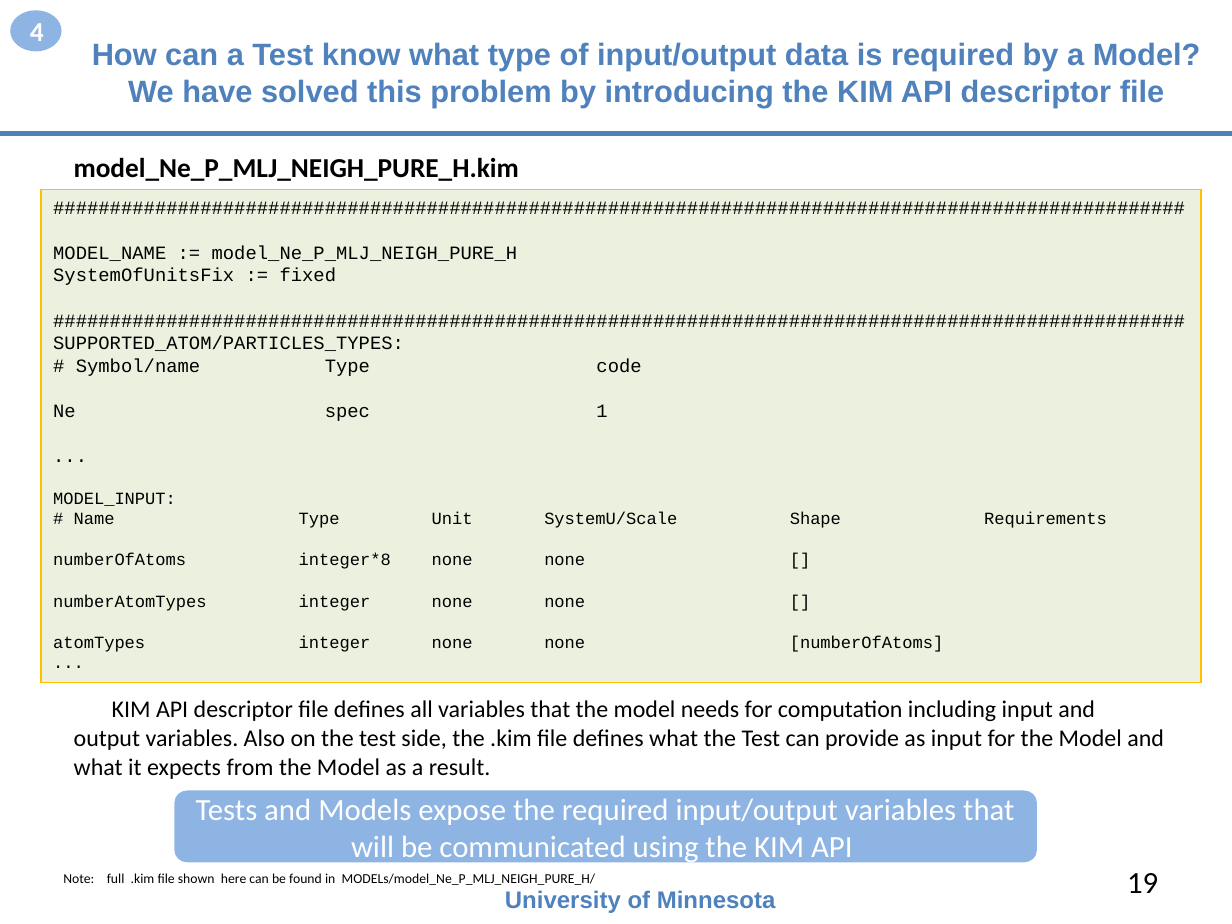
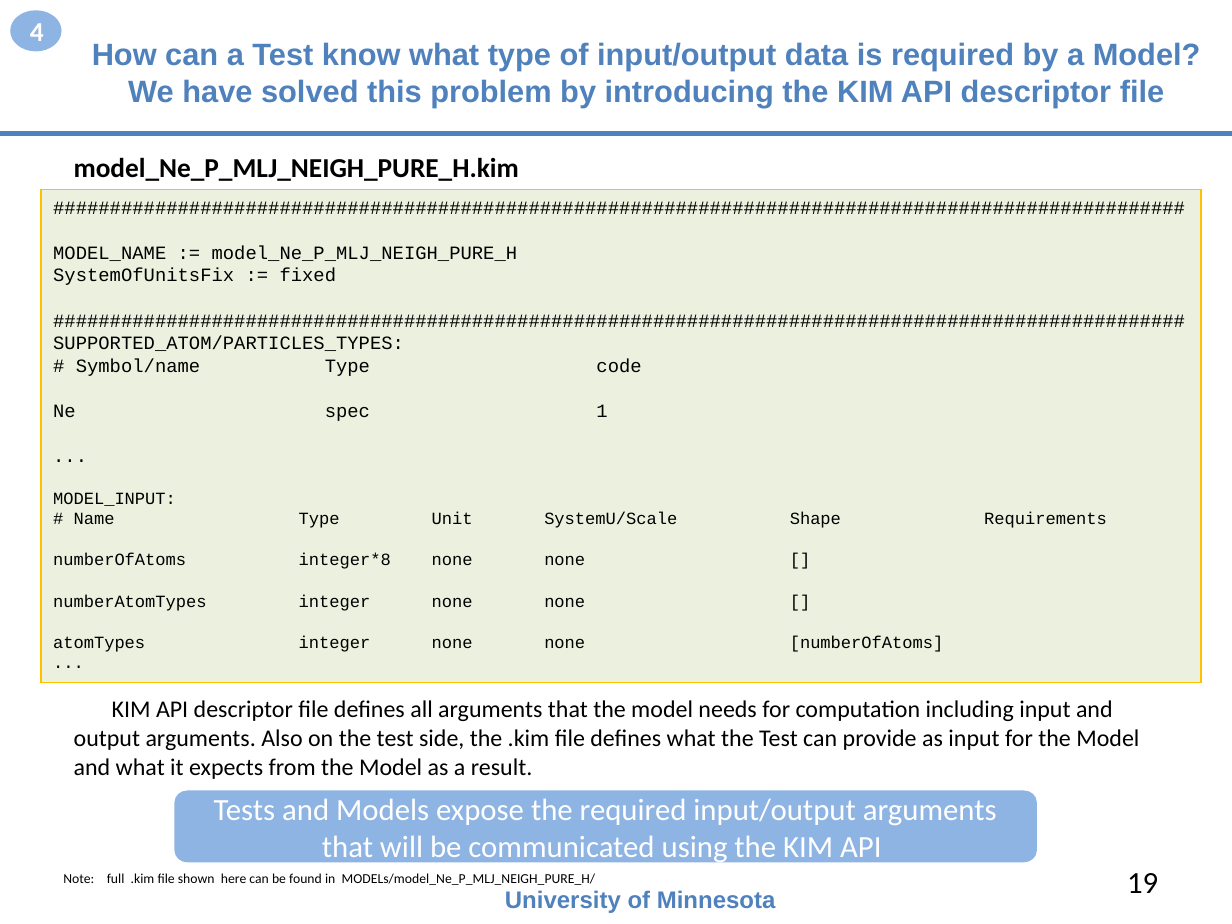
Before and after one commit to openkim/kim-api, a slide deck: slide 19 of DOCs/openkim-api-introduction.pptx. Drawn at 1232x924 pixels with LibreOffice and Linux fonts; fonts in the diff are those of the drawing. Boxes give left, top, right and bottom in pixels: in the first picture for what was removed or moved away, otherwise in the second. Text is boxed around its words. In the diff, an @@ line names an element or a change of style, - is before the commit and + after.

Commit message:
changes `variable' to `argument' in openkim-api-introduction.*

```diff
--- a/DOCs/openkim-api-introduction.pptx
+++ b/DOCs/openkim-api-introduction.pptx
@@ text at bbox=[74, 700, 1139, 779]: text changed @@
-KIM API descriptor file defines all variables that the model needs for computation including input and output variables. Also on the test side, the .kim file defines what the Test can provide as input for the Model and what it expects from the Model as a result.
+KIM API descriptor file defines all arguments that the model needs for computation including input and output arguments. Also on the test side, the .kim file defines what the Test can provide as input for the Model and what it expects from the Model as a result.
@@ text in freeform shape at bbox=[214, 798, 997, 865]: text changed @@
-Tests and Models expose the required input/output variables that will be communicated using the KIM API
+Tests and Models expose the required input/output arguments that will be communicated using the KIM API
```
Also in this commit, not shown: 8 other slides changed, 1 other file.
